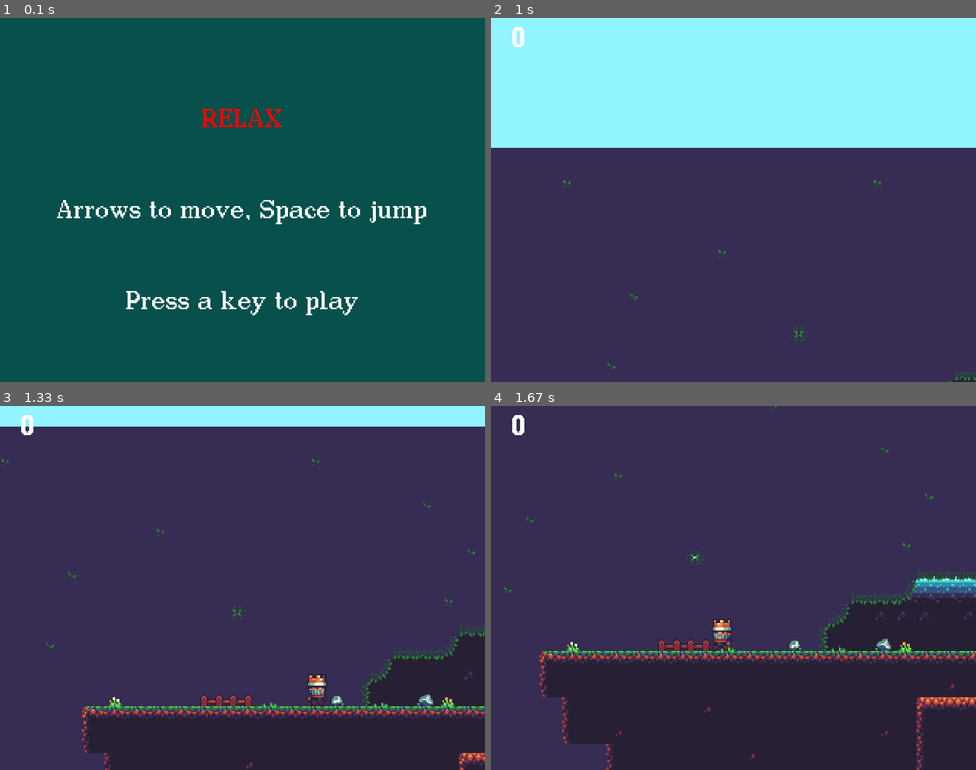
Above: before the commit, frames 1-4 (two rows, left to right).
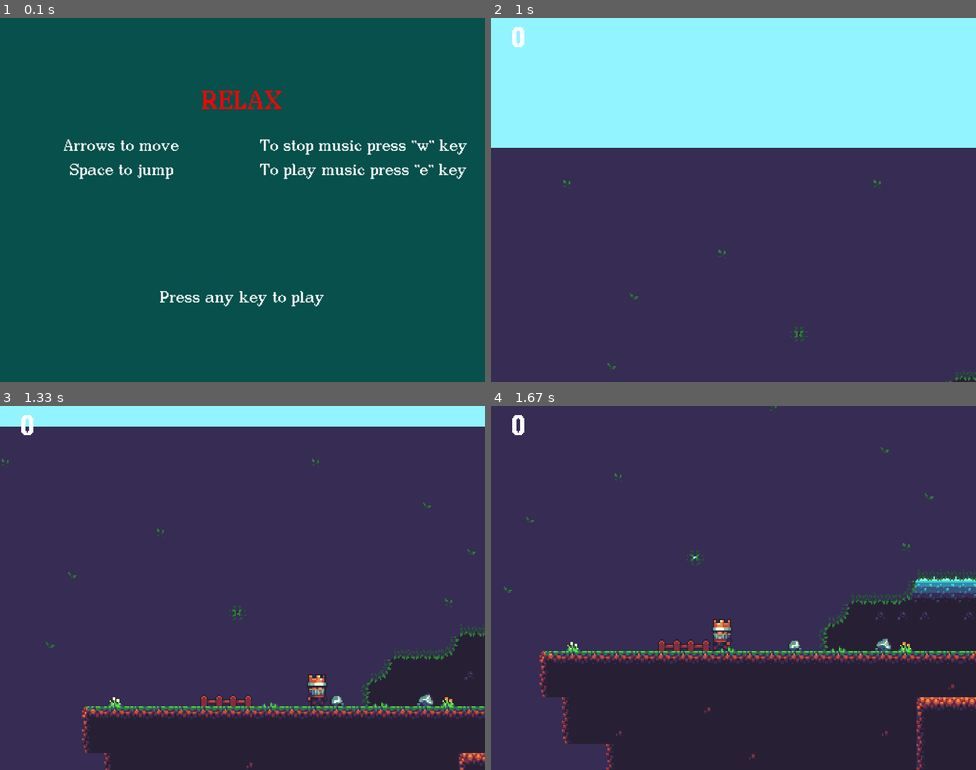
Above: after the commit, the same moments.

Repository: paprico-scar/pygameproject
Game: pygame game, started from game.py
The game is run twice, just before and just after one commit, with the same random seed, the same clock (stepped at 60 frames per second) and the same inputs.
Inputs:
- Up to frame 1 (0.1 s): no input
- Up to frame 2 (1 s): hold Right 0.33-0.8 s; hold Right from 0.83 s (still down)
- Up to frame 3 (1.33 s): release Right at 1.3 s
- Up to frame 4 (1.67 s): hold Left from 1.33 s (still down)

The runs differ from the first frame. In frame 1, 4.5% of the frame differs, in the area x 11-97%, y 20-82%; in frame 2, nothing differs; in frame 3, nothing differs; in frame 4, nothing differs.

Commit message:
небольшие поправки

Diff:
--- a/game.py
+++ b/game.py
@@ -260,9 +260,13 @@
     # game splash/start screen
     font = pygame.font.Font('data/font/Dico.ttf', 40)
     sc.fill(BGCOLOR)
-    draw_text(WINDOW_TITLE, RED, WIDTH / 2, HEIGHT / 4, sc, font)
-    draw_text("Arrows to move, Space to jump", WHITE, WIDTH / 2, HEIGHT / 2, sc, font)
-    draw_text("Press a key to play", WHITE, WIDTH / 2, HEIGHT * 3 / 4, sc, font)
+    draw_text(WINDOW_TITLE, RED, WIDTH / 3 * 1.5, HEIGHT / 5, sc, font)
+    font = pygame.font.Font('data/font/Dico.ttf', 25)
+    draw_text("Arrows to move", WHITE, WIDTH / 4, HEIGHT / 3, sc, font)
+    draw_text("Space to jump", WHITE, WIDTH / 4, HEIGHT / 3 + 40, sc, font)
+    draw_text('To stop music press "w" key', WHITE, WIDTH / 4 * 3, HEIGHT / 3, sc, font)
+    draw_text('To play music press "e" key', WHITE, WIDTH / 4 * 3, HEIGHT / 3 + 40, sc, font)
+    draw_text("Press any key to play", WHITE, WIDTH / 2, HEIGHT * 3 / 4, sc, font)
     pygame.display.flip()
     wait_for_key()
 
Binary file changed: data/db/game.db
